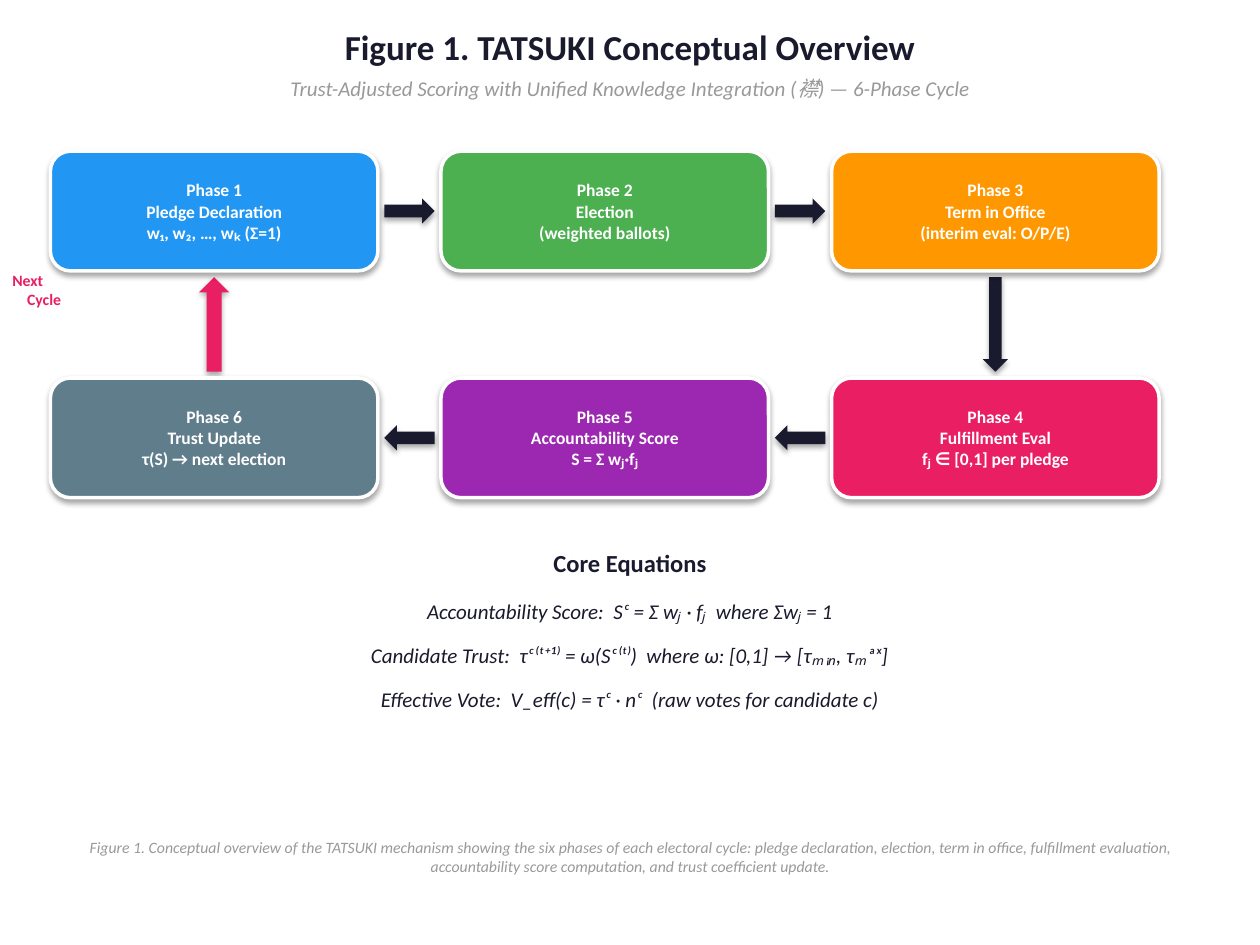
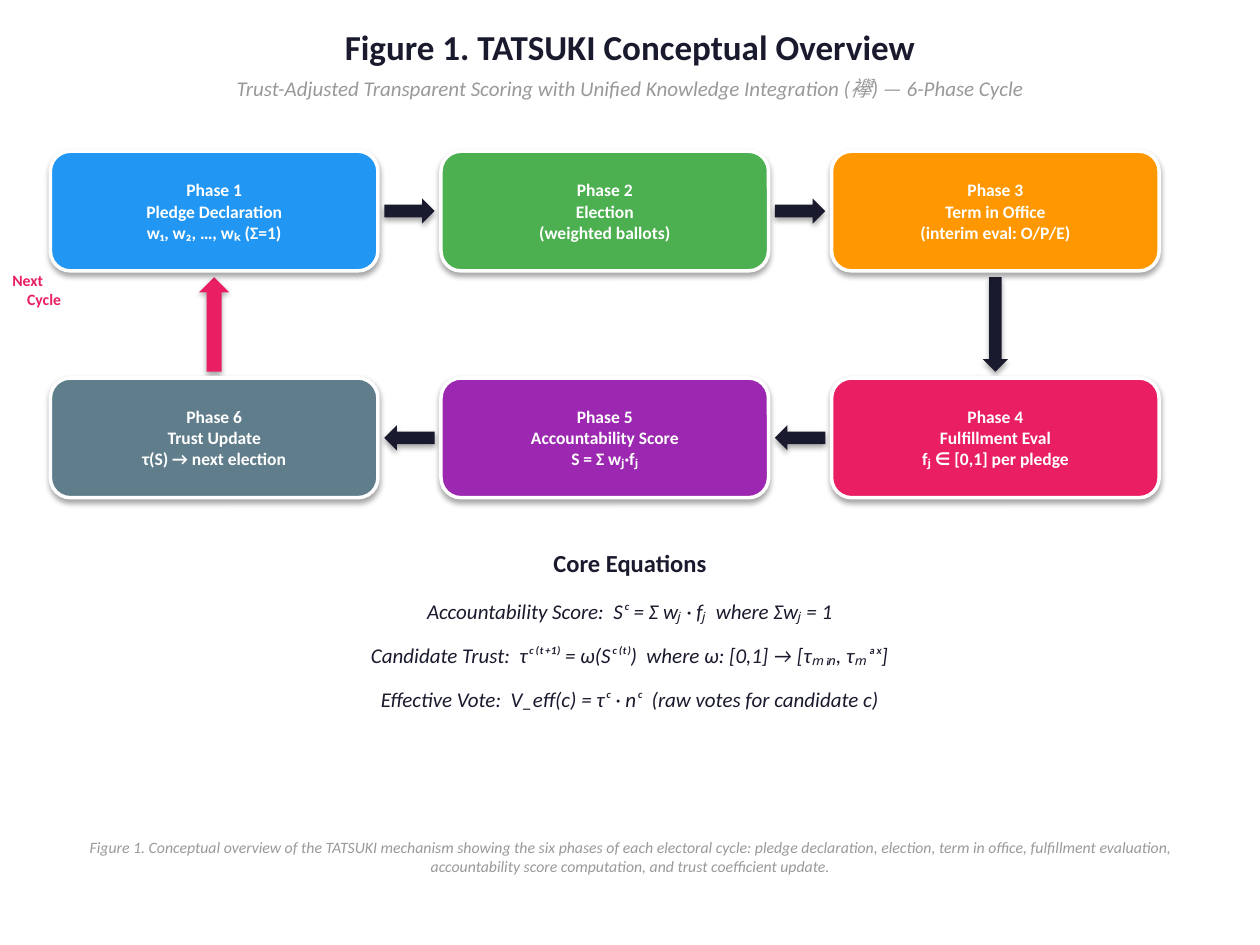
Before and after one commit to bougtoir/heat-accidents-mortality, a slide deck: slide 1 of tasuki-electoral-model/output/pptx/TATSUKI_Figures_English.pptx. Drawn at 1260x945 pixels with LibreOffice and Linux fonts; fonts in the diff are those of the drawing. Boxes give left, top, right and bottom in pixels: in the first picture for what was removed or moved away, otherwise in the second. Text is boxed around its words. In the diff, an @@ line names an element or a change of style, - is before the commit and + after.

```diff
--- a/tasuki-electoral-model/output/pptx/TATSUKI_Figures_English.pptx
+++ b/tasuki-electoral-model/output/pptx/TATSUKI_Figures_English.pptx
@@ text at (x1=237, y1=78, x2=1023, y2=100): text changed @@
-Trust-Adjusted Scoring with Unified Knowledge Integration (襟) — 6-Phase Cycle
+Trust-Adjusted Transparent Scoring with Unified Knowledge Integration (襷) — 6-Phase Cycle
```
Also in this commit, not shown: 6 other files.
